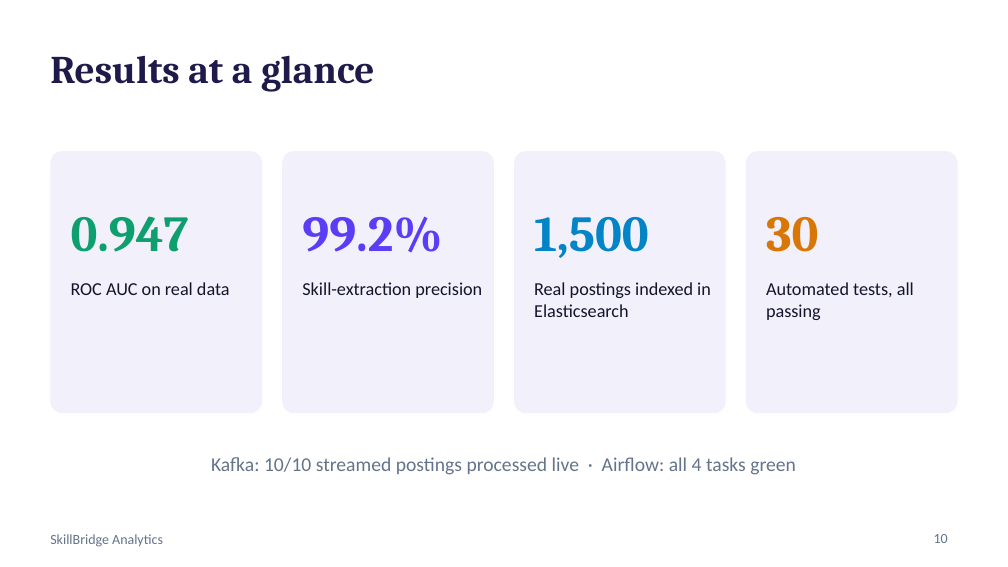
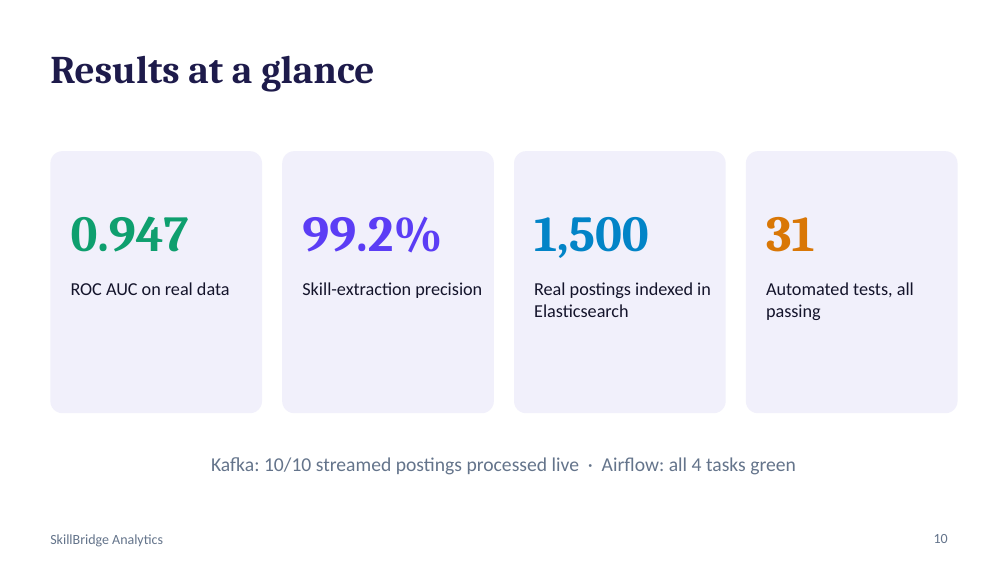
Before and after one commit to Vikram5002/Equilearn, a slide deck: slide 10 of rsp/SkillBridge_Presentation.pptx. Drawn at 1008x567 pixels with LibreOffice and Linux fonts; fonts in the diff are those of the drawing. Boxes give left, top, right and bottom in pixels: in the first picture for what was removed or moved away, otherwise in the second. Text is boxed around its words. In the diff, an @@ line names an element or a change of style, - is before the commit and + after.

```diff
--- a/rsp/SkillBridge_Presentation.pptx
+++ b/rsp/SkillBridge_Presentation.pptx
@@ text at bbox=[766, 217, 815, 252]: text changed @@
-30
+31
```
Also in this commit, not shown: 10 other files.
